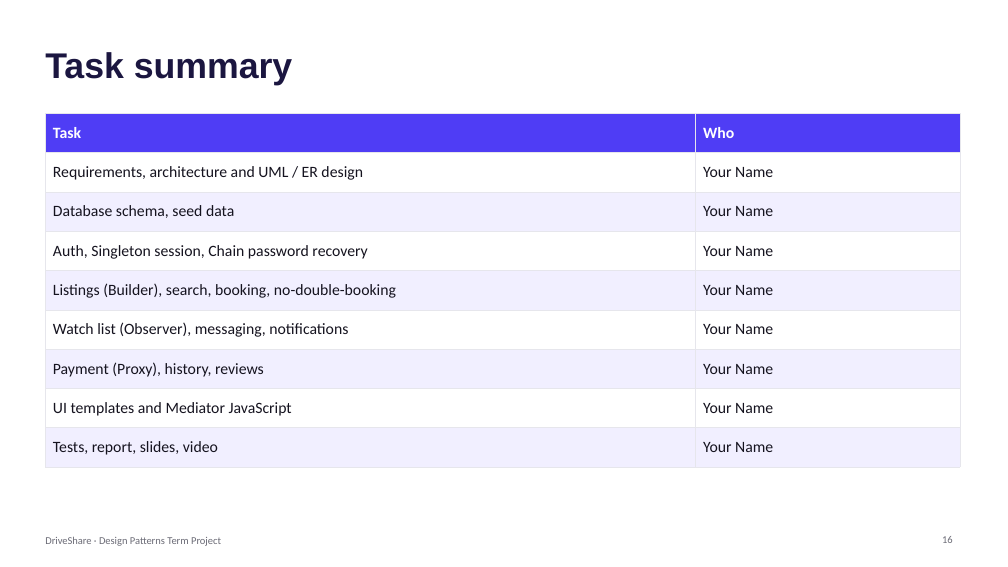
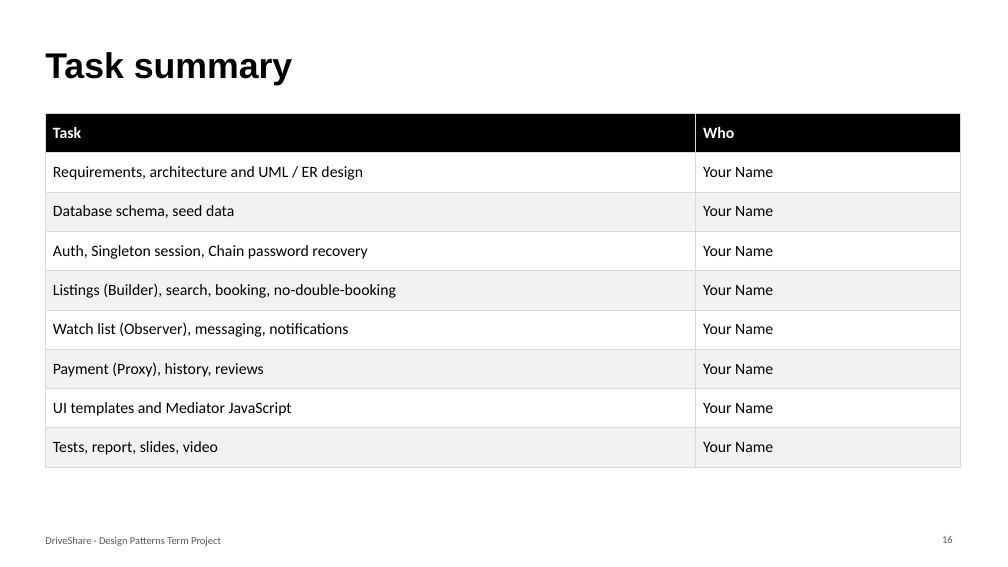
Before and after one commit to dheyaa-create/Term-Project-Cis-476-001, a slide deck: slide 16 of docs/DriveShare_Presentation.pptx. Drawn at 1008x567 pixels with LibreOffice and Linux fonts; fonts in the diff are those of the drawing. Boxes give left, top, right and bottom in pixels: in the first picture for what was removed or moved away, otherwise in the second. Text is boxed around its words. In the diff, an @@ line names an element or a change of style, - is before the commit and + after.

```diff
--- a/docs/DriveShare_Presentation.pptx
+++ b/docs/DriveShare_Presentation.pptx
@@ title "Task summary" at (45,52,293,85): text colour #1B1640 to #000000 @@
@@ table at (45,113,960,459) @@
@@ fill #4F3DF5 to #000000 in row 1 @@
@@ fill #F1EFFF to #F2F2F2 in 8 cells @@
@@ text colour #15131F to #000000 @@
@@ borders changed @@
@@ text "DriveShare · Design Patterns Term ..." at (45,536,221,546): text colour #6B6B76 to #595959 @@
@@ page number at (942,536,953,543): text colour #6B6B76 to #595959 @@
```
Also in this commit, not shown: 16 other slides changed, 1 other file.
